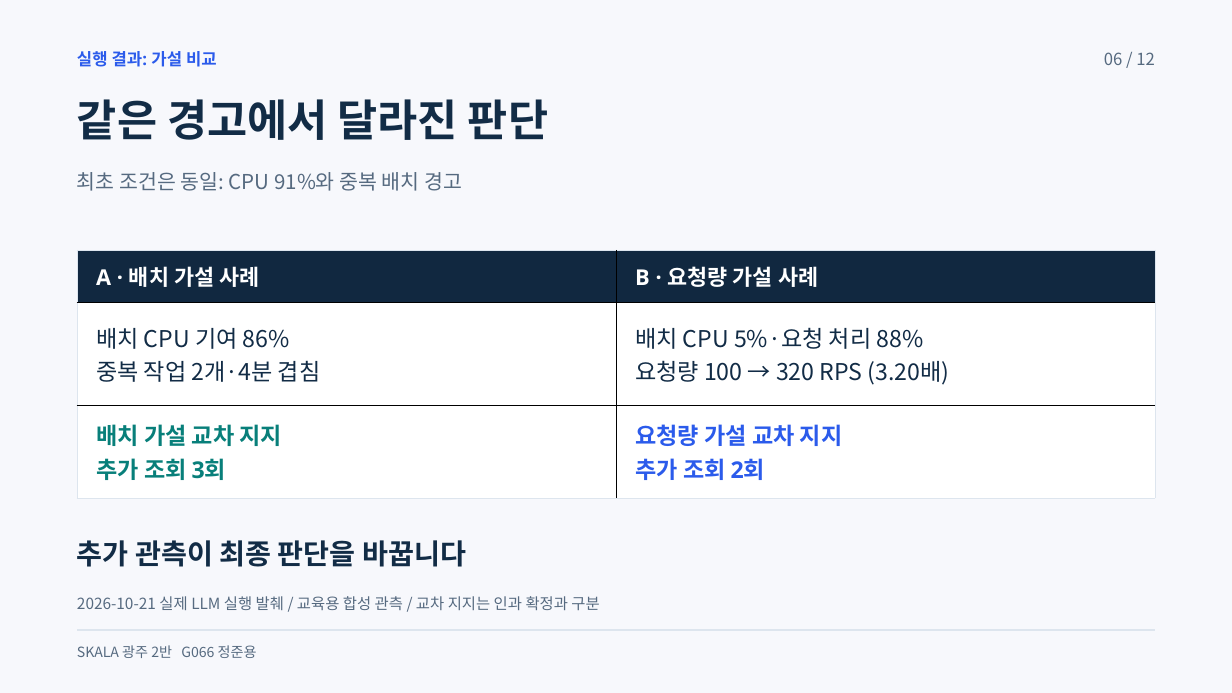
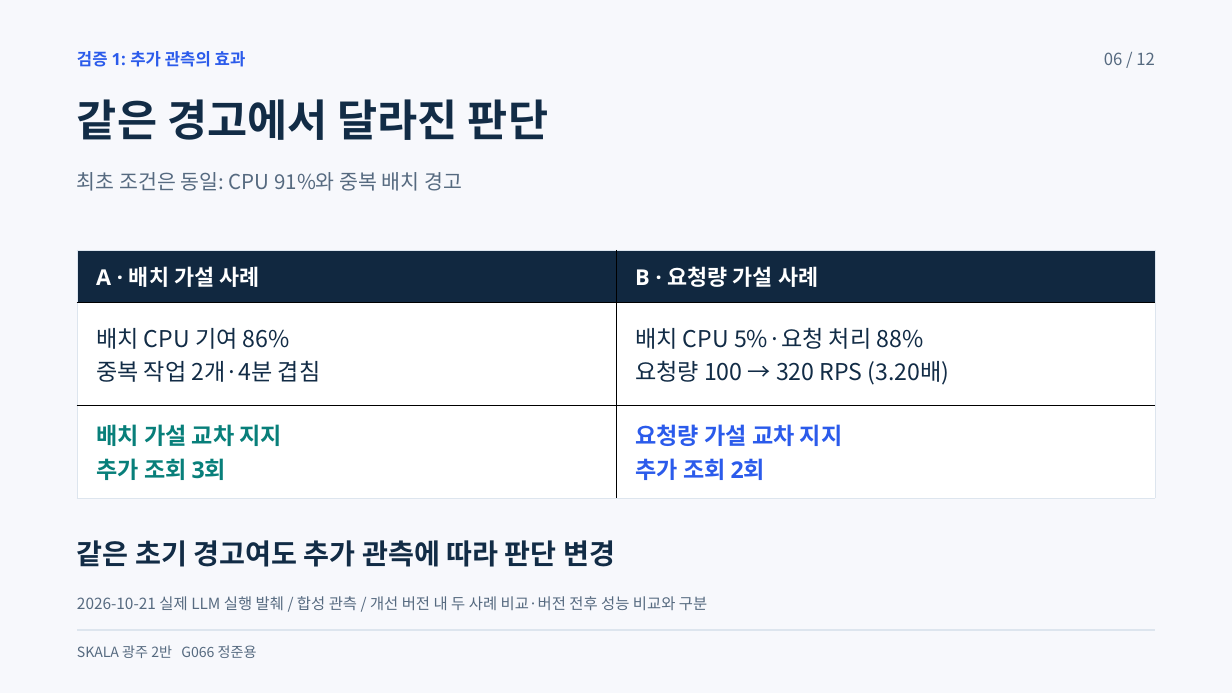
Before and after one commit to beshurl/skala-ai-mini-project, a slide deck: slide 6 of doc/presentation/운영진단_에이전트_5분발표.pptx. Drawn at 1232x693 pixels with LibreOffice and Linux fonts; fonts in the diff are those of the drawing. Boxes give left, top, right and bottom in pixels: in the first picture for what was removed or moved away, otherwise in the second. Text is boxed around its words. In the diff, an @@ line names an element or a change of style, - is before the commit and + after.

```diff
--- a/doc/presentation/운영진단_에이전트_5분발표.pptx
+++ b/doc/presentation/운영진단_에이전트_5분발표.pptx
@@ text at [77,51,246,67]: text changed @@
-실행 결과: 가설 비교
+검증 1: 추가 관측의 효과
@@ text at [77,540,615,567]: text changed @@
-추가 관측이 최종 판단을 바꿉니다
+같은 초기 경고여도 추가 관측에 따라 판단 변경
@@ text at [77,596,707,610]: text changed @@
-2026-10-21 실제 LLM 실행 발췌 / 교육용 합성 관측 / 교차 지지는 인과 확정과 구분
+2026-10-21 실제 LLM 실행 발췌 / 합성 관측 / 개선 버전 내 두 사례 비교·버전 전후 성능 비교와 구분
```
Also in this commit, not shown: 10 other slides changed, 6 other files.
